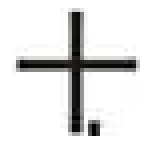
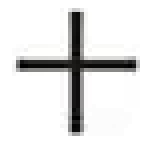
Layers edited between the first and the second 152×144 image:
painted on "Pasted Layer" over bbox(84, 44, 140, 136)
